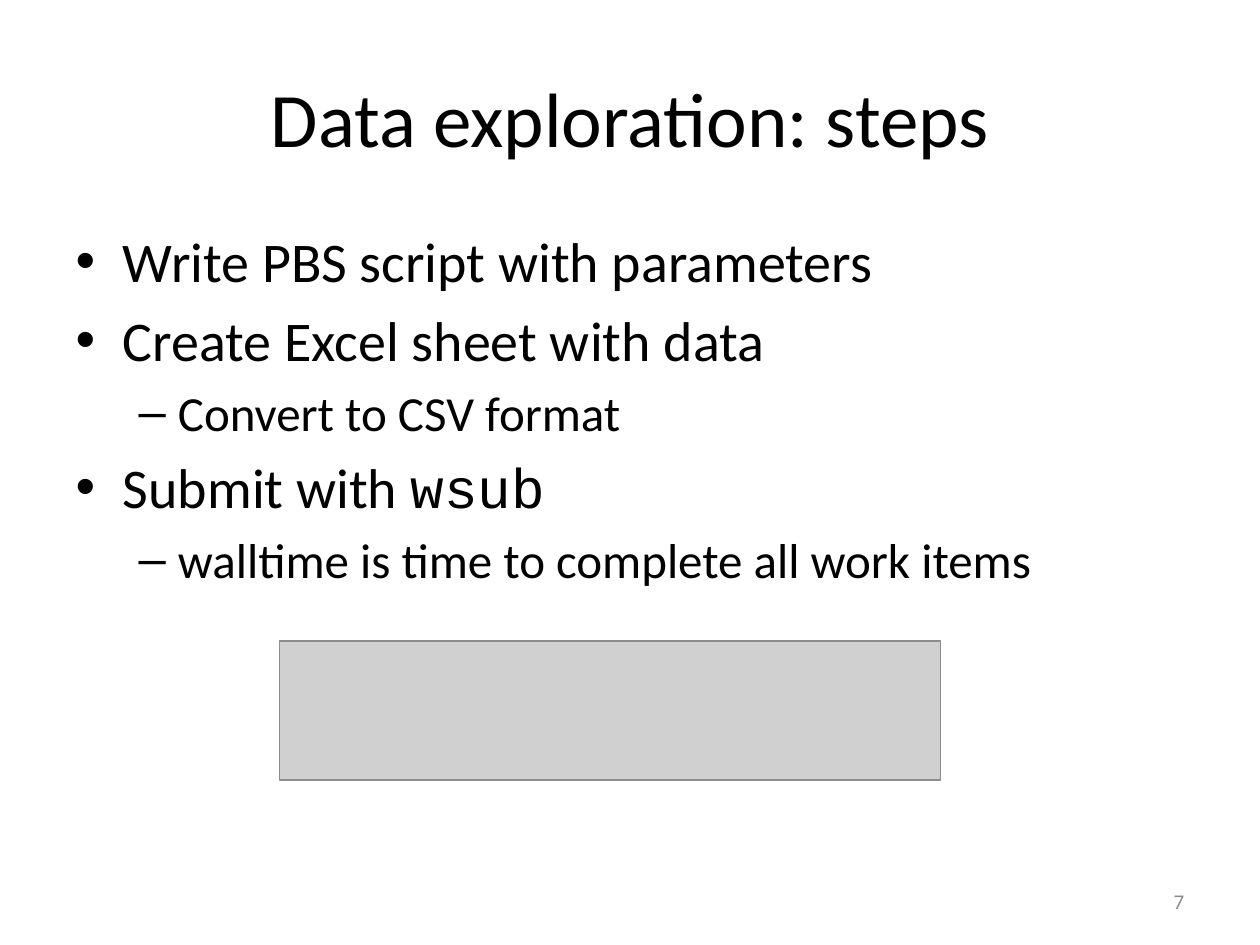
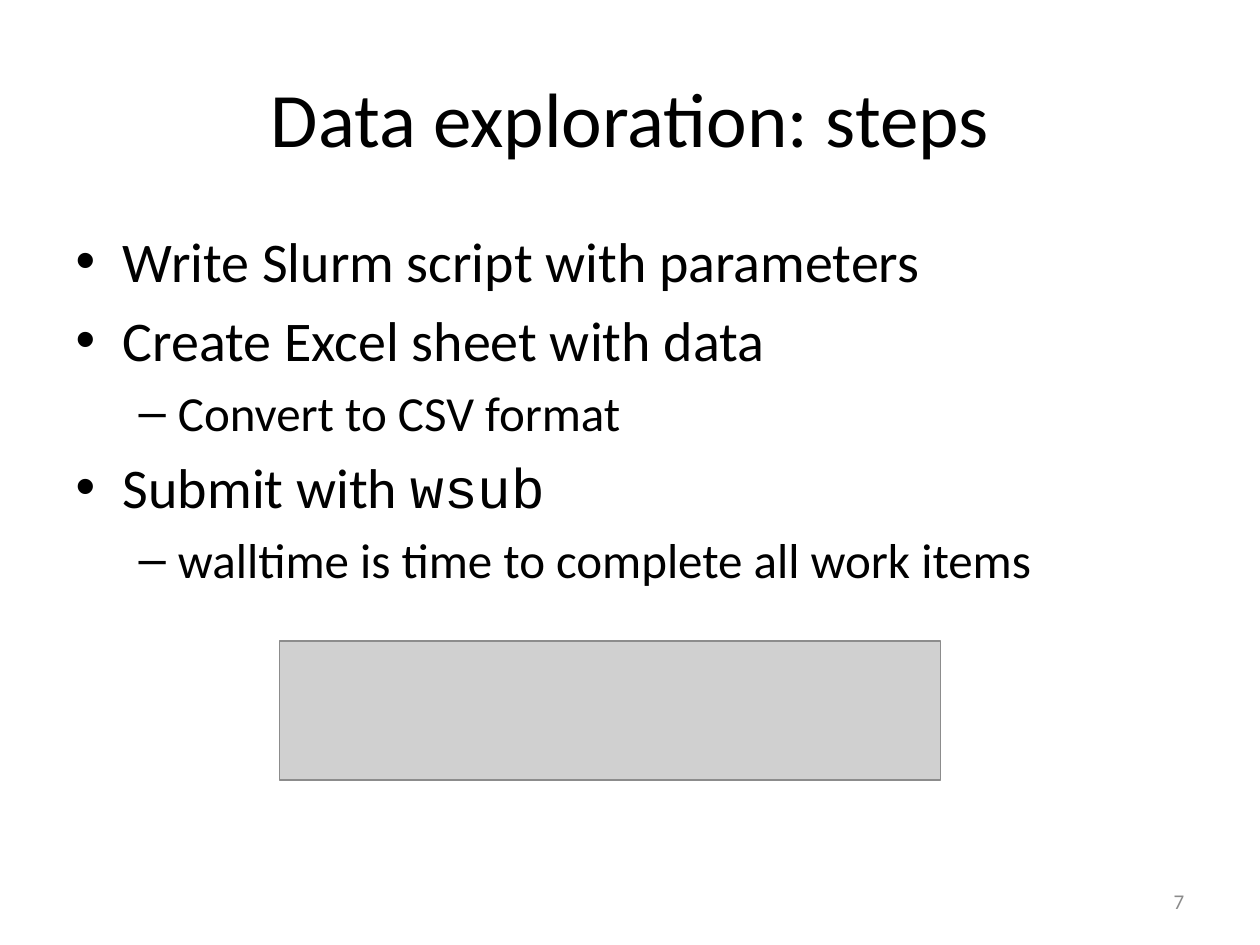
Before and after one commit to gjbex/worker-and-atools, a slide deck: slide 7 of worker_atools.pptx. Drawn at 1260x945 pixels with LibreOffice and Linux fonts; fonts in the diff are those of the drawing; grey boxes stand for pictures. Boxes give left, top, right and bottom in pixels: in the first picture for what was removed or moved away, otherwise in the second. Text is boxed around its words. In the diff, an @@ line names an element or a change of style, - is before the commit and + after.

Commit message:
Adapt worker slides for slurm

```diff
--- a/worker_atools.pptx
+++ b/worker_atools.pptx
@@ text at bbox=[123, 243, 919, 291]: text changed @@
-• Write PBS script with parameters
+• Write Slurm script with parameters
```
Also in this commit, not shown: 13 other slides changed, 2 slides removed.
